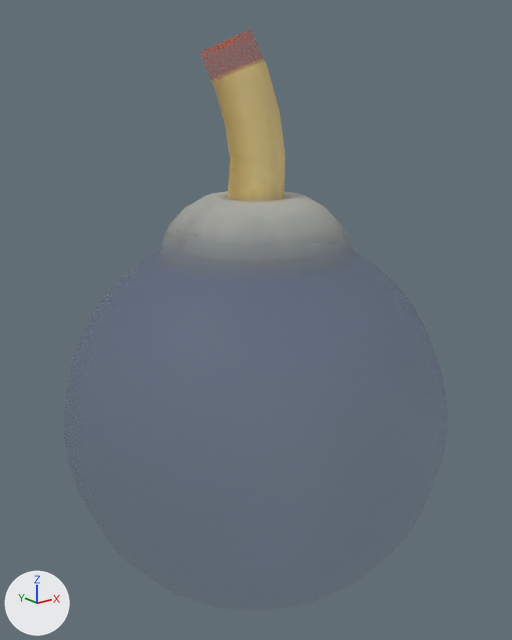
The FBX model Resources/Meshes/Anim/Item_Bomb/Bomb.fbx as it was, and as the next commit left it.
Camera for both pictures: a 50 mm camera at (-0.00657, -0.00822, 0.00434) aimed at (0.00004, 0.00004, 0.00104). Lighting does not change. The marker at lower left points along +X, +Y and +Z. Where no turn or scale is listed for an object, it has been applied to the vertices.

Script lines for the objects in view, before the commit:
```python
mat_mi_bomb = bpy.data.materials.new('MI_bomb')
mat_mi_bomb.use_nodes = True; mat_mi_bomb.node_tree.nodes.clear()
_N = mat_mi_bomb.node_tree.nodes; _L = mat_mi_bomb.node_tree.links
n0 = _N.new('ShaderNodeBsdfPrincipled'); n0.name = 'Principled BSDF'
n0.inputs[2].default_value = 0.553  # 'Roughness'
n1 = _N.new('ShaderNodeOutputMaterial'); n1.name = 'Material Output'
n2 = _N.new('ShaderNodeTexImage'); n2.name = 'Image Texture'
n2.image = img_mi_bomb_alb_png
n3 = _N.new('ShaderNodeTexImage'); n3.name = 'Image Texture.001'
n3.image = img_mi_bomb_alb_png
_L.new(n2.outputs[0], n0.inputs[0])  # 'Color' to 'Base Color'
_L.new(n3.outputs[0], n0.inputs[4])  # 'Color' to 'Alpha'
_L.new(n0.outputs[0], n1.inputs[0])  # 'BSDF' to 'Surface'
me_mesh = bpy.data.meshes.new('Mesh')
me_mesh.from_pydata(...)  # 542 vertices, 1044 faces; spans x -0.00301..0.00301, y -0.003..0.003, z -0.00348..0.00524
me_mesh.materials.append(mat_mi_bomb)
ob_body_low__mi_bomb = bpy.data.objects.new('body_low__MI_bomb', me_mesh)
ob_body_low__mi_bomb.location = (0.0, 0.0, 0.0)
```
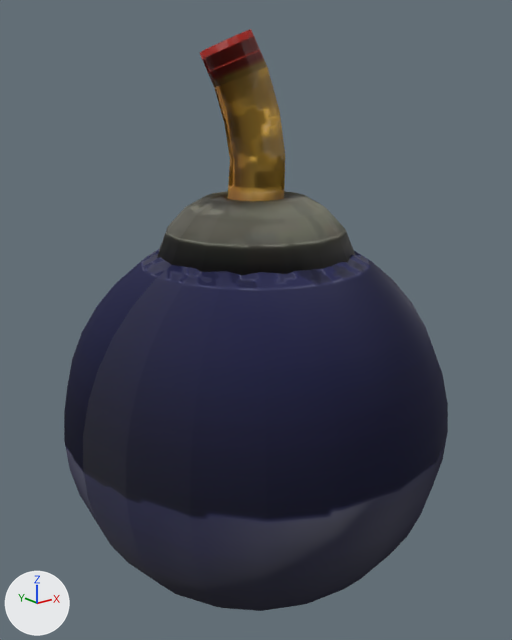
Where the change shows, as pixel boxes (x1, y1, x2, y2) in the pictures (512 x 640 px):
'body_low__MI_bomb', surface changed: (64, 29, 448, 611) in both

What changed in the scene script:
```text
Change img_mi_bomb_alb_png:
    img_mi_bomb_alb_png: load_image('MI_bomb_alb.png', 'MI_bomb_alb.dds', 128, 128, 'Non-Color') -> load_image('MI_bomb_alb.png', 'MI_bomb_alb.dds', 128, 128, 'sRGB')
Add img_mi_bomb_nml_png:
    img_mi_bomb_nml_png = load_image('MI_bomb_nml.png', 'MI_bomb_nml.dds', 128, 128, 'Non-Color')
Change mat_mi_bomb:
    where n3 = _N.new('ShaderNodeTexImage'); n3.name = 'Image Texture.001'
    n3.image: img_mi_bomb_alb_png -> img_mi_bomb_nml_png
    add n4 = _N.new('ShaderNodeNormalMap'); n4.name = 'Normal Map'
    where n0 = _N.new('ShaderNodeBsdfPrincipled'); n0.name = 'Principled BSDF'
    remove _L.new(n3.outputs[0], n0.inputs[4])  # 'Color' to 'Alpha'
    add _L.new(n3.outputs[0], n4.inputs[1])  # 'Color' to 'Color'
    add _L.new(n4.outputs[0], n0.inputs[5])  # 'Normal' to 'Normal'
```
